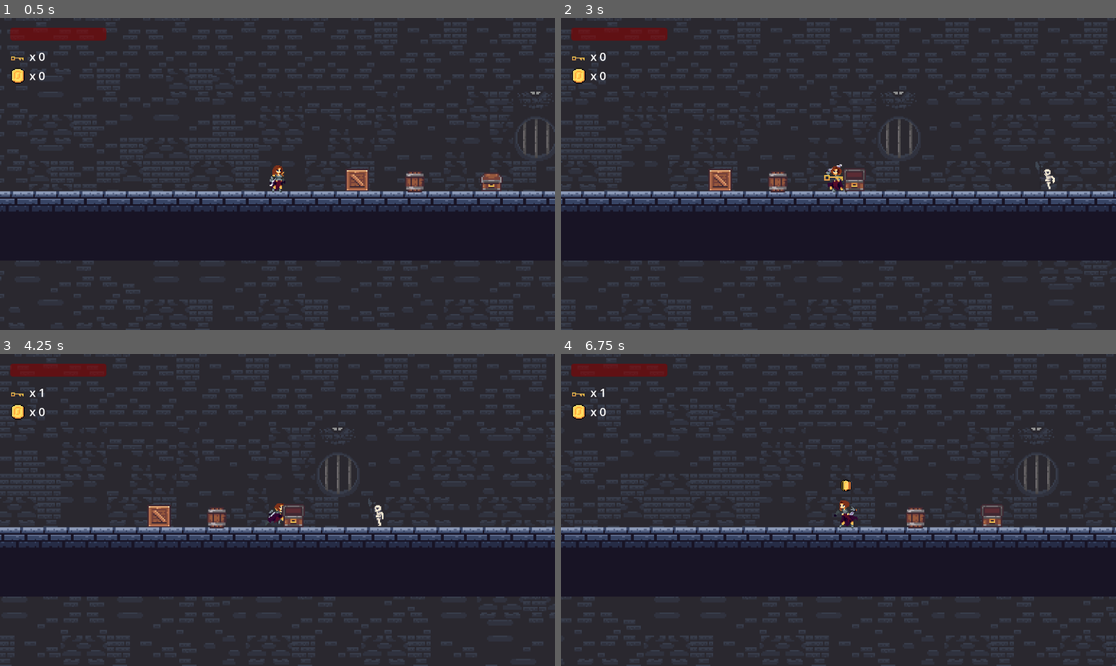
Above: before the commit, frames 1-4 (two rows, left to right).
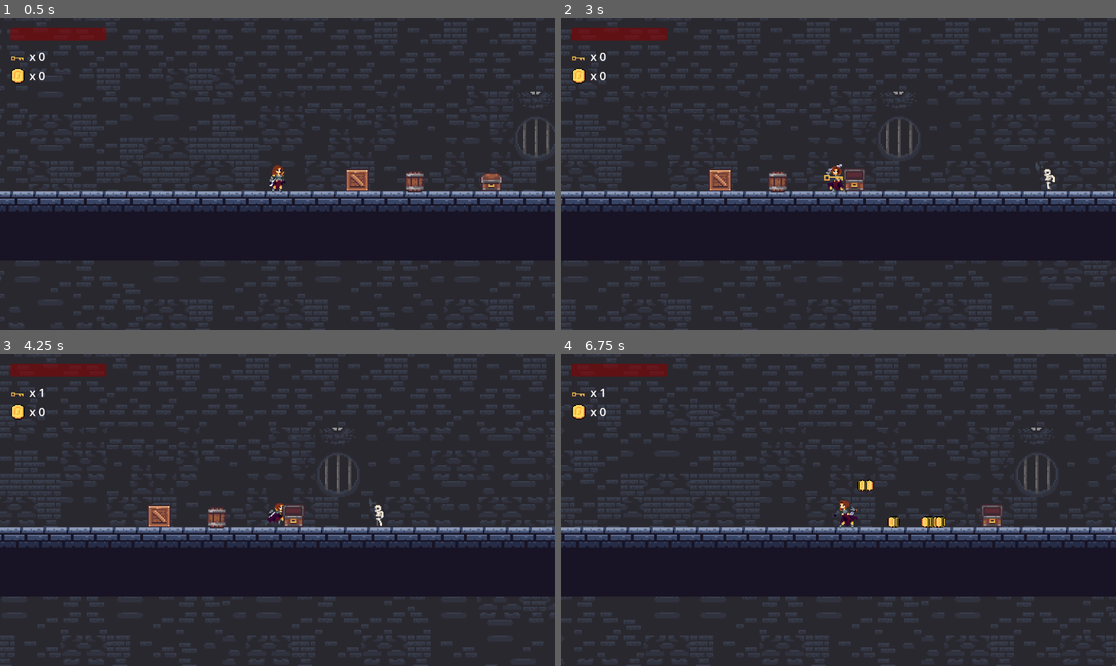
Above: after the commit, the same moments.

Repository: alperburakurk/game
Game: Godot game, scene res://scenes/level_1.tscn
Two runs of this game, one before a commit and one after it. Both use one fixed random seed, a clock stepped at 60 frames per second and the inputs below.
Inputs:
- Up to frame 1 (0.5 s): no input
- Up to frame 2 (3 s): tap Enter (ui_accept) at 0.5, 0.77, 1.52 s; hold E (attack) 0.53-1.28 s; hold Right (ui_right) 0.53-2.03 s; tap E (attack) at 1.35, 2.85 s; hold Left (ui_left) 2.03-2.78 s; hold E (attack) 2.03-2.78 s; tap R at 2.1 s; hold Right (ui_right) from 2.78 s (still down)
- Up to frame 3 (4.25 s): keep holding Right (ui_right); tap Enter (ui_accept) at 3.02, 3.77 s; hold E (attack) from 3.53 s (still down)
- Up to frame 4 (6.75 s): release Right (ui_right) at 4.28 s; release E (attack) at 4.28 s; hold Left (ui_left) 4.28-5.03 s; tap R at 4.35, 6.6 s; tap Enter (ui_accept) at 4.52, 6.02 s; tap E (attack) at 4.55, 5.85 s; hold Right (ui_right) 5.03-5.78 s; hold E (attack) 5.03-5.78 s; hold Left (ui_left) from 5.78 s (still down); hold E (attack) from 6.53 s (still down)

Frame 1 is identical in both runs. In frame 2, less than 0.1% of the frame differs, in the area x 85-89%, y 46-56%; in frame 3, less than 0.1%; in frame 4, 0.5%, in the area x 50-70%, y 40-56%.

Commit message:
hitbox update, skelaton fps update

Diff:
--- a/medival-run/assets/tilesets/dungeon_tileset.tres
+++ b/medival-run/assets/tilesets/dungeon_tileset.tres
@@ -163,11 +163,9 @@
 7:9/0/physics_layer_0/polygon_0/points = PackedVector2Array(-8, -8, 8, -8, 8, -3, -8, -3)
 7:9/0/physics_layer_0/polygon_0/one_way = true
 8:9/0 = 0
-8:9/0/physics_layer_0/polygon_0/points = PackedVector2Array(-8, -8, 8, -8, 8, -3, -8, -3)
-8:9/0/physics_layer_0/polygon_0/one_way = true
+8:9/0/physics_layer_0/polygon_0/points = PackedVector2Array(-8, -8, -3.1472921, -8, -5.786956, -2.030511, -8, 2.6396637)
 9:9/0 = 0
-9:9/0/physics_layer_0/polygon_0/points = PackedVector2Array(-8, -8, 8, -8, 8, -3, -8, -3)
-9:9/0/physics_layer_0/polygon_0/one_way = true
+9:9/0/physics_layer_0/polygon_0/points = PackedVector2Array(8, -8, 3.0457659, -8, 8, 2.3350878)
 10:9/0 = 0
 10:9/0/physics_layer_0/polygon_0/points = PackedVector2Array(-8, -8, 8, -8, 8, 8, -8, 8)
 11:9/0 = 0
--- a/medival-run/scenes/coin.tscn
+++ b/medival-run/scenes/coin.tscn
@@ -103,7 +103,7 @@
 collision_layer = 0
 collision_mask = 2
 script = ExtResource("2_coin_script")
-pickup_delay = 1.0
+pickup_delay = 0.6
 
 [node name="AnimatedSprite2D" type="AnimatedSprite2D" parent="." unique_id=958713113]
 sprite_frames = SubResource("SpriteFrames_coin")
--- a/medival-run/scenes/level_1.tscn
+++ b/medival-run/scenes/level_1.tscn
@@ -31,7 +31,7 @@
 
 [node name="TileMapLayer" type="TileMapLayer" parent="." unique_id=829774148]
 position = Vector2(-20, -27)
-tile_map_data = PackedByteArray("AAAsACoAAAACAAEAAAAtACoAAAA …(4424 unchanged characters)… zABkAAAACAAEAAAB0ABkAAAADAAEAAABBACEAAAAHAAkAAABAACEAAAAHAAkAAAA/ACEAAAAHAAkAAAA+ACEAAAAHAAkAAAA9ACEAAAAHAAkAAAA8ACEAAAAHAAkAAAA5ACEAAAABAAEAAAA6ACEAAAACAAEAAAA7ACEAAAADAAEAAAA=")
+tile_map_data = PackedByteArray("AAAsACoAAAACAAEAAAAtACoAAAA …(4424 unchanged characters)… zABkAAAACAAEAAAB0ABkAAAADAAEAAABBACEAAAAIAAkAAABAACEAAAAHAAkAAAA/ACEAAAAHAAkAAAA+ACEAAAAHAAkAAAA9ACEAAAAHAAkAAAA8ACEAAAAHAAkAAAA5ACEAAAABAAEAAAA6ACEAAAACAAEAAAA7ACEAAAADAAEAAAA4ACEAAAAJAAkAAAA=")
 tile_set = ExtResource("1_5xbjy")
 
 [node name="ViewportGuide" type="ColorRect" parent="." unique_id=912156085]
--- a/medival-run/scenes/player_(character_body_2d).tscn
+++ b/medival-run/scenes/player_(character_body_2d).tscn
@@ -485,7 +485,7 @@
 size = Vector2(4.666667, 12.666667)
 
 [sub_resource type="RectangleShape2D" id="RectangleShape2D_4fffl"]
-size = Vector2(12.5, 11.805556)
+size = Vector2(16.666666, 11.805556)
 
 [node name="Player" type="CharacterBody2D" unique_id=1853860674]
 position = Vector2(6, 0)
@@ -497,8 +497,9 @@
 position = Vector2(-3, 0)
 scale = Vector2(0.6, 0.6)
 sprite_frames = SubResource("SpriteFrames_rf0gn")
-animation = &"idle"
-frame_progress = 0.53206545
+animation = &"attack"
+frame = 11
+frame_progress = 1.0
 
 [node name="Camera2D" type="Camera2D" parent="AnimatedSprite2D" unique_id=1552768427]
 position = Vector2(-5, 0)
@@ -518,7 +519,7 @@
 monitoring = false
 
 [node name="CollisionShape2D" type="CollisionShape2D" parent="AttackArea" unique_id=548951257]
-position = Vector2(5, 2.916667)
+position = Vector2(7.5000014, 2.916667)
 scale = Vector2(1.2, 1.2)
 shape = SubResource("RectangleShape2D_4fffl")
 debug_color = Color(0.59112513, 0.53520024, 0.3327356, 0.41960785)
--- a/medival-run/scenes/skeleton.tscn
+++ b/medival-run/scenes/skeleton.tscn
@@ -329,7 +329,7 @@
 }],
 "loop": false,
 "name": &"attack",
-"speed": 10.0
+"speed": 13.0
 }, {
 "frames": [{
 "duration": 1.0,
@@ -379,7 +379,7 @@
 }],
 "loop": false,
 "name": &"death",
-"speed": 10.0
+"speed": 20.0
 }, {
 "frames": [{
 "duration": 1.0,
@@ -523,9 +523,8 @@
 
 [node name="AnimatedSprite2D" type="AnimatedSprite2D" parent="." unique_id=1647412550]
 sprite_frames = SubResource("SpriteFrames_ms50g")
-animation = &"attack"
-frame = 15
-frame_progress = 1.0
+animation = &"walk"
+frame_progress = 0.7384095
 
 [node name="CollisionShape2D" type="CollisionShape2D" parent="." unique_id=1574474535]
 position = Vector2(-10.000001, 4)
Not shown, changed: .DS_Store
Not shown, changed: medival-run/.DS_Store
Not shown, changed: medival-run/assets/.DS_Store
Not shown, changed: medival-run/assets/enemies/.DS_Store
